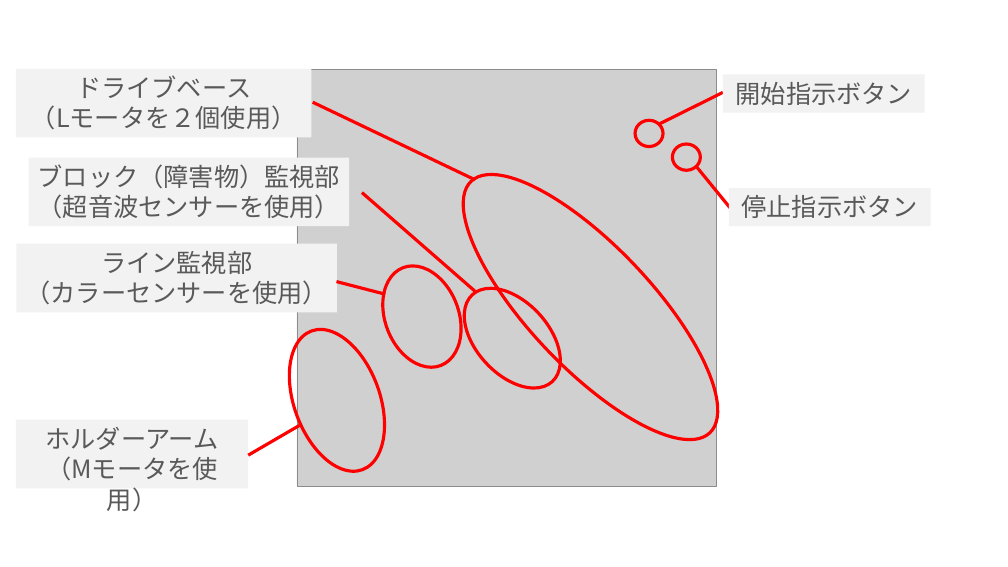
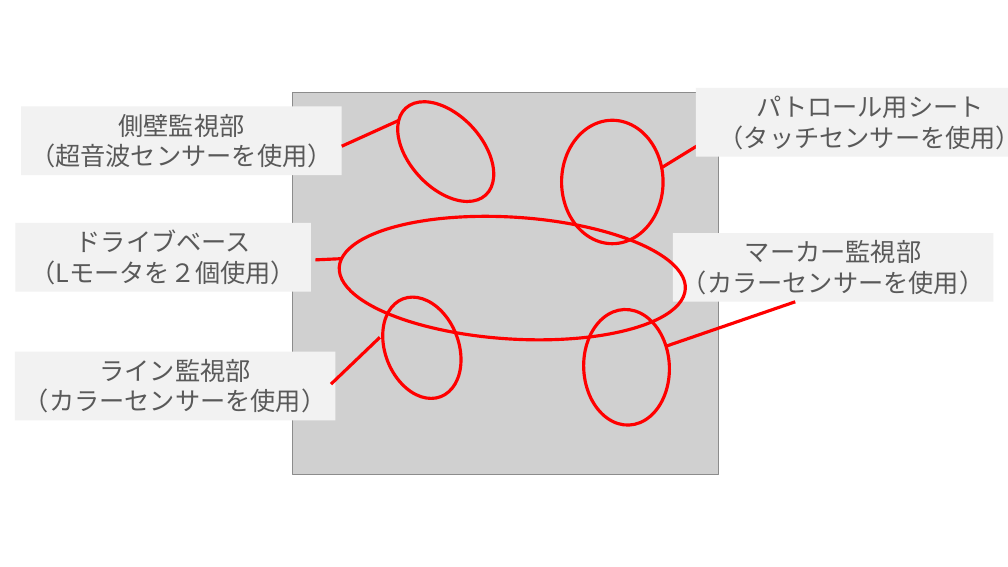
Before and after one commit to kuboaki-nichidai/mark_and_wall_tracker, a slide deck: slide 1 of images/charts.pptx (slide 2 before the commit). Drawn at 1008x567 pixels with LibreOffice and Linux fonts; fonts in the diff are those of the drawing; grey boxes stand for pictures. Boxes give left, top, right and bottom in pixels: in the first picture for what was removed or moved away, otherwise in the second. Text is boxed around its words. In the diff, an @@ line names an element or a change of style, - is before the commit and + after.

```diff
--- a/images/charts.pptx
+++ b/images/charts.pptx
@@ ellipse: place and size @@
-ellipse at (446,271,579,407)
+ellipse at (379,84,512,220)
@@ rectangle "パトロール用シート": place and size @@
-rectangle "パトロール用シート" at (723,75,925,113)
+rectangle "パトロール用シート" at (696,88,1008,157)
@@ rectangle "側壁監視部 （超音波センサーを使用）": place and size @@
-rectangle "側壁監視部 （超音波センサーを使用）" at (29,157,349,226)
+rectangle "側壁監視部 （超音波センサーを使用）" at (21,107,342,175)
@@ text in rectangle at (30,114,332,167): text changed @@
-ブロック（障害物）監視部
-（超音波センサーを使用）
+側壁監視部
+（超音波センサーを使用）
@@ picture: place and size @@
-picture at (297,70,716,487)
+picture at (293,92,718,475)
@@ text in rectangle at (719,95,1008,149): text changed @@
-開始指示ボタン
+パトロール用シート
+（タッチセンサーを使用）
@@ line moved from (313, 102) - (475, 180) to (342, 146) - (399, 120) @@
@@ ellipse: place and size @@
-ellipse at (635,120,663,147)
+ellipse at (562,120,663,243)
@@ line moved from (659, 124) - (723, 92) to (661, 168) - (736, 123) @@
@@ ellipse removed at (672,144,700,170) @@
@@ line removed from (696, 166) to (734, 212) @@
@@ ellipse at (335,206,689,350): rotation 316 to 273 degrees @@
@@ rectangle removed at (729,188,931,226) @@
-停止指示ボタン
@@ rectangle "ドライブベース": place and size @@
-rectangle "ドライブベース" at (16,69,312,138)
+rectangle "ドライブベース" at (15,223,311,292)
@@ rectangle "マーカー監視部": place and size @@
-rectangle "マーカー監視部" at (16,420,248,488)
+rectangle "マーカー監視部" at (673,233,994,302)
@@ line moved from (362, 193) - (475, 291) to (315, 260) - (343, 259) @@
@@ text in rectangle at (682,240,984,299): text changed @@
-ホルダーアーム
-（Mモータを使用）
+マーカー監視部
+（カラーセンサーを使用）
@@ ellipse: place and size @@
-ellipse at (369,254,475,379)
+ellipse at (368,286,475,410)
@@ ellipse at (581,307,672,427): rotation 339 to 357 degrees @@
@@ line moved from (248, 455) - (299, 426) to (666, 346) - (796, 302) @@
@@ rectangle "ライン監視部": place and size @@
-rectangle "ライン監視部" at (17,243,337,312)
+rectangle "ライン監視部" at (15,352,336,420)
@@ line moved from (337, 281) - (386, 294) to (331, 384) - (380, 337) @@
```
Also in this commit, not shown: 1 slide removed, 29 other files.
